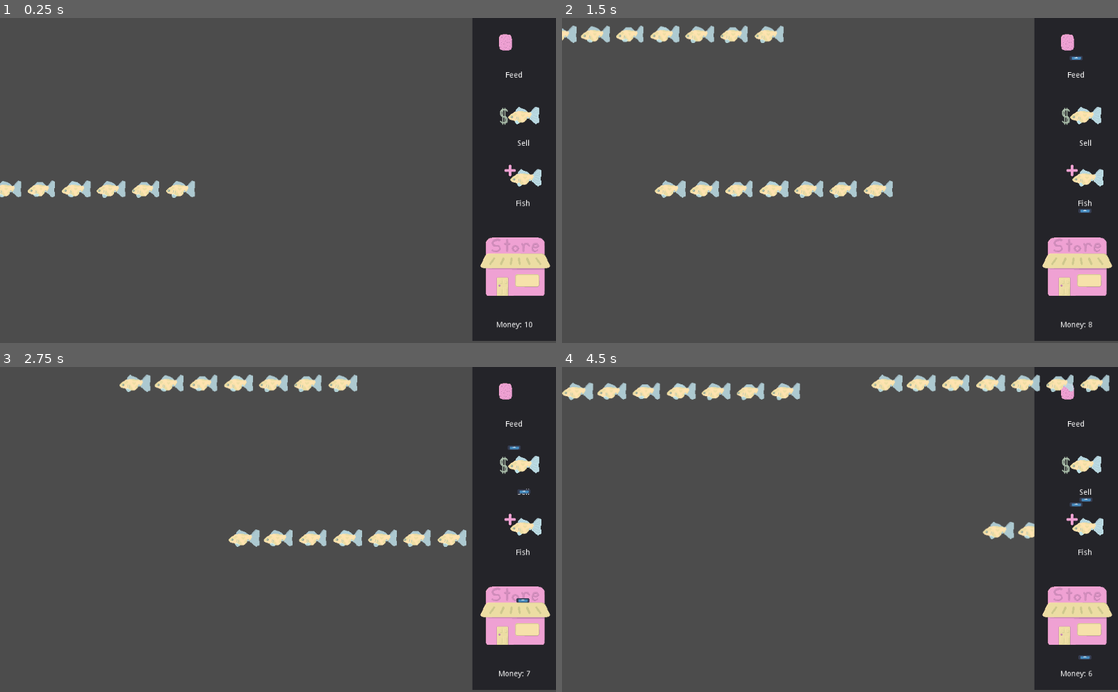
Above: before the commit, frames 1-4 (two rows, left to right).
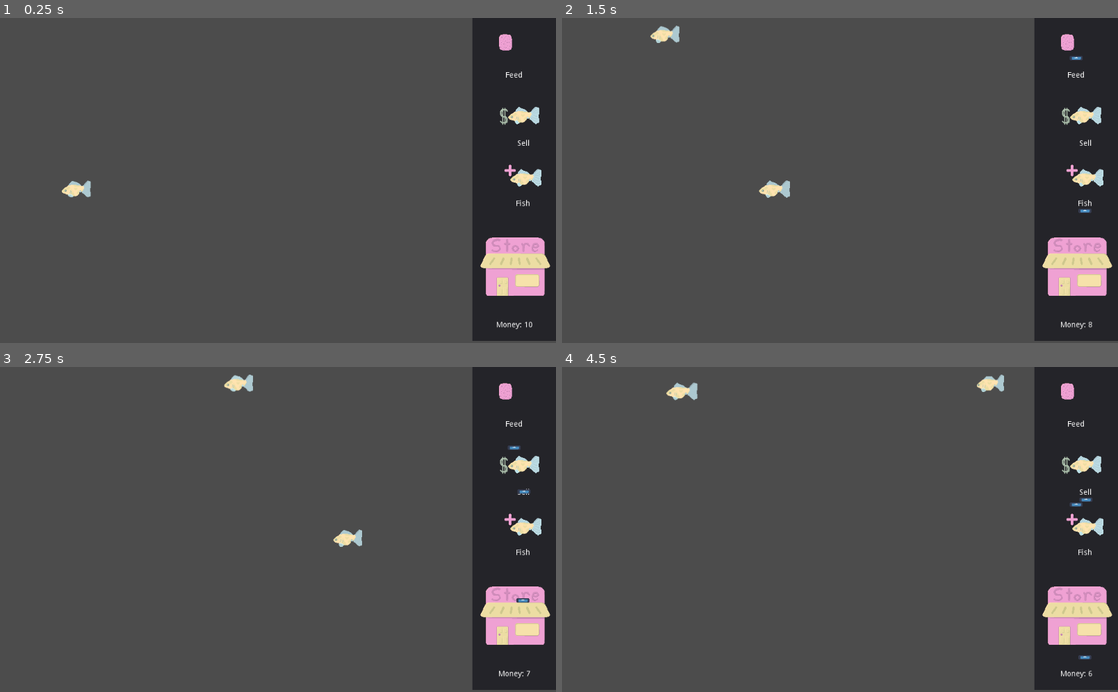
Above: after the commit, the same moments.

Repository: Struckdown/oohgamejam2020
Game: Godot game, scene res://Scenes/World.tscn
The game is run twice, just before and just after one commit, with the same random seed, the same clock (stepped at 60 frames per second) and the same inputs. The engine's default icon, where the game draws it, is replaced by a stand-in: a white triangle on a blue panel in a dark square.
Inputs:
- Up to frame 1 (0.25 s): no input
- Up to frame 2 (1.5 s): click "Fish" at 0.5 s; click "Feed" at 1.25 s
- Up to frame 3 (2.75 s): click "Sell" at 2 s
- Up to frame 4 (4.5 s): click "Feed" at 2.75 s; click "Sell" at 3.5 s; click "Fish" at 4.25 s

The runs differ from the first frame. In frame 1, 0.9% of the frame differs, in the area x 0-36%, y 50-56%; in frame 2, 2.2%; in frame 3, 2.3%; in frame 4, 2.7%, in the area x 0-99%, y 2-53%.

Commit message:
Sliced fish sprite, WIP selling

Diff:
--- a/src/Scenes/Fish.tscn
+++ b/src/Scenes/Fish.tscn
@@ -1,21 +1,56 @@
-[gd_scene load_steps=7 format=2]
+[gd_scene load_steps=14 format=2]
 
 [ext_resource path="res://Art/Basic Fish/Fish.png" type="Texture" id=1]
 [ext_resource path="res://Scripts/Fish.gd" type="Script" id=2]
 [ext_resource path="res://Scripts/eat_area.gd" type="Script" id=3]
 
-[sub_resource type="SpriteFrames" id=1]
+[sub_resource type="AtlasTexture" id=1]
+flags = 4
+atlas = ExtResource( 1 )
+region = Rect2( 0, 0, 64, 32 )
+
+[sub_resource type="AtlasTexture" id=2]
+flags = 4
+atlas = ExtResource( 1 )
+region = Rect2( 64, 0, 64, 32 )
+
+[sub_resource type="AtlasTexture" id=3]
+flags = 4
+atlas = ExtResource( 1 )
+region = Rect2( 128, 0, 64, 32 )
+
+[sub_resource type="AtlasTexture" id=4]
+flags = 4
+atlas = ExtResource( 1 )
+region = Rect2( 192, 0, 64, 32 )
+
+[sub_resource type="AtlasTexture" id=5]
+flags = 4
+atlas = ExtResource( 1 )
+region = Rect2( 256, 0, 64, 32 )
+
+[sub_resource type="AtlasTexture" id=6]
+flags = 4
+atlas = ExtResource( 1 )
+region = Rect2( 320, 0, 64, 32 )
+
+[sub_resource type="AtlasTexture" id=7]
+flags = 4
+atlas = ExtResource( 1 )
+region = Rect2( 384, 0, 64, 32 )
+
+[sub_resource type="SpriteFrames" id=8]
 animations = [ {
-"frames": [ ExtResource( 1 ) ],
+"frames": [ SubResource( 1 ), SubResource( 2 ), SubResource( 3 ), SubResource( 4 ), SubResource( 5 ), SubResource( 6 ), SubResource( 7 ) ],
 "loop": true,
-"name": "default",
+"name": "swim",
 "speed": 5.0
 } ]
 
-[sub_resource type="CircleShape2D" id=2]
+[sub_resource type="CircleShape2D" id=9]
 radius = 115.498
 
-[sub_resource type="CapsuleShape2D" id=3]
+[sub_resource type="CapsuleShape2D" id=10]
 radius = 30.6025
 height = 3.58834
 
@@ -23,15 +58,16 @@
 script = ExtResource( 2 )
 
 [node name="AnimatedSprite" type="AnimatedSprite" parent="."]
-frames = SubResource( 1 )
+frames = SubResource( 8 )
+animation = "swim"
 
 [node name="detect_box" type="CollisionShape2D" parent="."]
-shape = SubResource( 2 )
+shape = SubResource( 9 )
 
 [node name="eat_area" type="Area2D" parent="."]
 script = ExtResource( 3 )
 
 [node name="eat_box" type="CollisionShape2D" parent="eat_area"]
-shape = SubResource( 3 )
+shape = SubResource( 10 )
 [connection signal="area_entered" from="." to="." method="_on_Fish_area_entered"]
 [connection signal="area_entered" from="eat_area" to="eat_area" method="_on_eat_area_area_entered"]
--- a/src/Scripts/Fish.gd
+++ b/src/Scripts/Fish.gd
@@ -16,6 +16,7 @@
 	swim_direct_horizontal = 1
 	screen_size = get_viewport_rect().size
 	chase_flag = 0
+	$AnimatedSprite.play("swim")
 
 
 # Called every frame. 'delta' is the elapsed time since the previous frame.
--- a/src/Scripts/GameManager.gd
+++ b/src/Scripts/GameManager.gd
@@ -5,6 +5,7 @@
 var fishArray = []	# TODO replace with Fish scene as manager?
 var rng = RandomNumberGenerator.new()
 var MAX_SCREEN_WIDTH = 600
+var mouseManager = null
 
 # Called when the node enters the scene tree for the first time.
 func _ready():
@@ -14,6 +15,8 @@
 	for child in current_scene.get_children():
 		if child.name == "Fish":
 			fishArray.append(child)
+	var world = get_tree().get_root().find_node("World", true, false)
+	mouseManager = world.find_node("MouseManager")
 
 
 # Called every frame. 'delta' is the elapsed time since the previous frame.
@@ -31,3 +34,9 @@
 	var ypos = rng.randf_range(-50, 50)
 	print(xpos, str(ypos))
 	fish.position = Vector2(xpos, ypos)
+	fishArray.append(fish)
+
+
+func sellFish(fish):
+	currency += 10 # TODO replace with fish worth
+	fish.queue_free()
--- a/src/Scripts/MouseManager.gd
+++ b/src/Scripts/MouseManager.gd
@@ -15,7 +15,9 @@
 		#IF VALID POSITION #TODO
 		match mouseState:
 			mouseStates.SELLING:
-				pass
+				var fish = getOverlappingFish(event.position)
+				if fish != null:
+					GameManager.sell(fish)
 			mouseStates.FEED:
 				if checkIfCanAffordPellet(1):
 					spawnPellet(event.position)
@@ -29,8 +31,16 @@
    # Print the size of the viewport
    #print("Viewport Resolution is: ", get_viewport_rect().size)
 
+
+func requestSell(fish):
+	if mouseState == mouseStates.SELLING:
+		GameManager.sellFish(fish)
+
+
 func getOverlappingFish(location):
-	return 0
+	var overlappedFish = []
+	for fish in GameManager.fishArray:
+		pass #if fish.eat_area.eat_box
 
 func checkIfCanAffordPellet(cost):
 	return cost <= GameManager.currency
